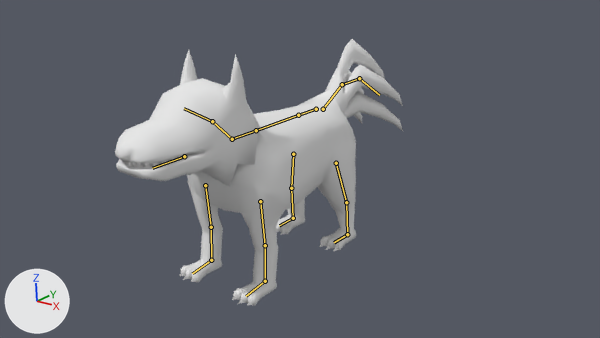
Two versions of the Blender file Assets/legacy/modelosMateriaisTexturas/criatures/Flam/Flam_b.blend, one commit apart.
The view is the same before and after, from the file's camera 'Camera'. Every picture has the same lights, and +X, +Y and +Z are marked at lower left. The bones that bend it are drawn over the model as lines.

The first picture shows 'Cube', 'Cubo'.
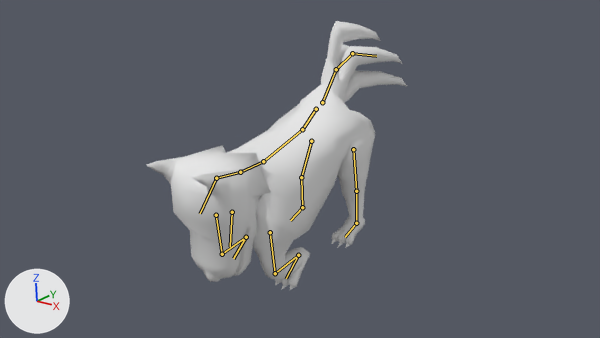
The newer file adds an action. The first version stands in its rest pose; the second is drawn at frame 9 of the action 'cabecadaFlam'.

Boxes [x1, y1, x2, y2] around the edits, measured in the pictures (600 x 338 px):
```json
{"object": "Cube", "change": "posed", "before": [115, 39, 403, 306], "after": [147, 21, 408, 290], "on screen": "9% narrower"}
{"object": "Cubo", "change": "posed", "before": [124, 154, 187, 168], "on screen": "not visible afterwards"}
{"bone": "Bone", "before": "(316, 109) to (298, 115)", "after": "(316, 109) to (302, 129)"}
{"bone": "Bone.001", "before": "(298, 115) to (256, 130)", "after": "(302, 129) to (263, 161)"}
{"bone": "Bone.002", "before": "(256, 130) to (232, 139)", "after": "(263, 161) to (240, 172)"}
{"bone": "Bone.003", "before": "(232, 139) to (212, 121)", "after": "(240, 172) to (216, 178)"}
{"bone": "Bone.004", "before": "(212, 121) to (184, 108)", "after": "(216, 178) to (200, 213)"}
{"bone": "Bone.002_L.001", "before": "(265, 245) to (265, 281)", "after": "(275, 273) to (298, 255)"}
{"bone": "Bone.002_L.002", "before": "(265, 281) to (246, 296)", "after": "(298, 255) to (286, 278)"}
{"bone": "Bone.002_R.001", "before": "(211, 227) to (211, 260)", "after": "(222, 254) to (246, 237)"}
{"bone": "Bone.002_R.002", "before": "(211, 260) to (192, 273)", "after": "(246, 237) to (233, 258)"}
{"bone": "Bone_L", "before": "(336, 163) to (346, 202)", "after": "(353, 149) to (356, 191)"}
{"bone": "Bone_L.001", "before": "(346, 202) to (347, 234)", "after": "(356, 191) to (356, 223)"}
{"bone": "Bone_L.002", "before": "(347, 234) to (334, 242)", "after": "(356, 223) to (345, 237)"}
{"bone": "Bone_R", "before": "(293, 154) to (291, 188)", "after": "(311, 141) to (301, 177)"}
{"bone": "Bone_R.001", "before": "(291, 188) to (293, 218)", "after": "(301, 177) to (302, 207)"}
{"bone": "Bone_R.002", "before": "(293, 218) to (279, 225)", "after": "(302, 207) to (290, 220)"}
{"bone": "Bone.006", "before": "(323, 109) to (342, 84)", "after": "(322, 102) to (336, 69)"}
```

Scene script edits in JSON lines:
```json
{"block": "bone_bone", "where": "bone_bone = bpy.data.objects['Esqueleto'].pose.bones['Bone']"}
{"op": "set", "path": "bone_bone.rotation_quaternion", "old": "(1.0, 0.0, 0.0, 0.0)", "new": "(0.954, 0.3, 0.0, 0.0)", "note": "degrees (0, 0, 0) -> degrees (35, 0, 0)"}
{"block": "bone_bone_001", "where": "bone_bone_001 = bpy.data.objects['Esqueleto'].pose.bones['Bone.001']  # child of 'Bone'"}
{"op": "set", "path": "bone_bone_001.rotation_quaternion", "old": "(1.0, 0.0, 0.0, 0.0)", "new": "(0.985, -0.171, 0.0, 0.0)", "note": "degrees (0, 0, 0) -> degrees (-20, 0, 0)"}
{"block": "bone_bone_002", "where": "bone_bone_002 = bpy.data.objects['Esqueleto'].pose.bones['Bone.002']  # child of 'Bone.001'"}
{"op": "set", "path": "bone_bone_002.rotation_quaternion", "old": "(1.0, 0.0, 0.0, 0.0)", "new": "(0.993, -0.115, 0.0, 0.0)", "note": "degrees (0, 0, 0) -> degrees (-13, 0, 0)"}
{"block": "bone_bone_003", "where": "bone_bone_003 = bpy.data.objects['Esqueleto'].pose.bones['Bone.003']  # child of 'Bone.002'"}
{"op": "set", "path": "bone_bone_003.rotation_quaternion", "old": "(1.0, 0.0, 0.0, 0.0)", "new": "(0.95, 0.312, 0.0, 0.0)", "note": "degrees (0, 0, 0) -> degrees (36, 0, 0)"}
{"block": "bone_bone_004", "where": "bone_bone_004 = bpy.data.objects['Esqueleto'].pose.bones['Bone.004']  # child of 'Bone.003'"}
{"op": "set", "path": "bone_bone_004.rotation_quaternion", "old": "(1.0, 0.0, 0.0, 0.0)", "new": "(0.937, 0.349, 0.0, 0.0)", "note": "degrees (0, 0, 0) -> degrees (41, 0, 0)"}
{"block": "bone_bone_002_l_001", "where": "bone_bone_002_l_001 = bpy.data.objects['Esqueleto'].pose.bones['Bone.002_L.001']  # child of 'Bone.002_L'"}
{"op": "set", "path": "bone_bone_002_l_001.rotation_quaternion", "old": "(1.0, 0.0, 0.0, 0.0)", "new": "(0.635, -0.773, 0.0, 0.0)", "note": "degrees (0, 0, 0) -> degrees (-101, 0, 0)"}
{"block": "bone_bone_002_l_002", "where": "bone_bone_002_l_002 = bpy.data.objects['Esqueleto'].pose.bones['Bone.002_L.002']  # child of 'Bone.002_L.001'"}
{"op": "set", "path": "bone_bone_002_l_002.rotation_quaternion", "old": "(1.0, 0.0, 0.0, 0.0)", "new": "(0.812, -0.583, 0.0, 0.0)", "note": "degrees (0, 0, 0) -> degrees (-71, 0, 0)"}
{"block": "bone_bone_002_r_001", "where": "bone_bone_002_r_001 = bpy.data.objects['Esqueleto'].pose.bones['Bone.002_R.001']  # child of 'Bone.002_R'"}
{"op": "set", "path": "bone_bone_002_r_001.rotation_quaternion", "old": "(1.0, 0.0, 0.0, 0.0)", "new": "(0.635, -0.773, 0.0, 0.0)", "note": "degrees (0, 0, 0) -> degrees (-101, 0, 0)"}
{"block": "bone_bone_002_r_002", "where": "bone_bone_002_r_002 = bpy.data.objects['Esqueleto'].pose.bones['Bone.002_R.002']  # child of 'Bone.002_R.001'"}
{"op": "set", "path": "bone_bone_002_r_002.rotation_quaternion", "old": "(1.0, 0.0, 0.0, 0.0)", "new": "(0.812, -0.583, 0.0, 0.0)", "note": "degrees (0, 0, 0) -> degrees (-71, 0, 0)"}
{"block": "bone_bone_l", "where": "bone_bone_l = bpy.data.objects['Esqueleto'].pose.bones['Bone_L']  # child of 'Bone'"}
{"op": "set", "path": "bone_bone_l.rotation_quaternion", "old": "(1.0, 0.0, 0.0, 0.0)", "new": "(0.897, 0.432, -0.092, -0.002)", "note": "degrees (0, 0, 0) -> degrees (52, -9, -5)"}
{"block": "bone_bone_l_001", "where": "bone_bone_l_001 = bpy.data.objects['Esqueleto'].pose.bones['Bone_L.001']  # child of 'Bone_L'"}
{"op": "set", "path": "bone_bone_l_001.rotation_quaternion", "old": "(1.0, 0.0, 0.0, 0.0)", "new": "(0.989, -0.145, 0.0, 0.0)", "note": "degrees (0, 0, 0) -> degrees (-17, 0, 0)"}
{"block": "bone_bone_l_002", "where": "bone_bone_l_002 = bpy.data.objects['Esqueleto'].pose.bones['Bone_L.002']  # child of 'Bone_L.001'"}
{"op": "set", "path": "bone_bone_l_002.rotation_quaternion", "old": "(1.0, 0.0, 0.0, 0.0)", "new": "(0.983, 0.182, 0.0, 0.0)", "note": "degrees (0, 0, 0) -> degrees (21, 0, 0)"}
{"block": "bone_bone_r", "where": "bone_bone_r = bpy.data.objects['Esqueleto'].pose.bones['Bone_R']  # child of 'Bone'"}
{"op": "set", "path": "bone_bone_r.rotation_quaternion", "old": "(1.0, 0.0, 0.0, 0.0)", "new": "(0.897, 0.432, 0.092, 0.002)", "note": "degrees (0, 0, 0) -> degrees (52, 9, 5)"}
{"block": "bone_bone_r_001", "where": "bone_bone_r_001 = bpy.data.objects['Esqueleto'].pose.bones['Bone_R.001']  # child of 'Bone_R'"}
{"op": "set", "path": "bone_bone_r_001.rotation_quaternion", "old": "(1.0, 0.0, 0.0, 0.0)", "new": "(0.989, -0.145, 0.0, 0.0)", "note": "degrees (0, 0, 0) -> degrees (-17, 0, 0)"}
{"block": "bone_bone_r_002", "where": "bone_bone_r_002 = bpy.data.objects['Esqueleto'].pose.bones['Bone_R.002']  # child of 'Bone_R.001'"}
{"op": "set", "path": "bone_bone_r_002.rotation_quaternion", "old": "(1.0, 0.0, 0.0, 0.0)", "new": "(0.983, 0.182, 0.0, 0.0)", "note": "degrees (0, 0, 0) -> degrees (21, 0, 0)"}
{"block": "bone_bone_006", "where": "bone_bone_006 = bpy.data.objects['Esqueleto'].pose.bones['Bone.006']  # child of 'Bone'"}
{"op": "set", "path": "bone_bone_006.rotation_quaternion", "old": "(1.0, 0.0, 0.0, 0.0)", "new": "(0.993, -0.12, 0.0, 0.0)", "note": "degrees (0, 0, 0) -> degrees (-14, 0, 0)"}
```
